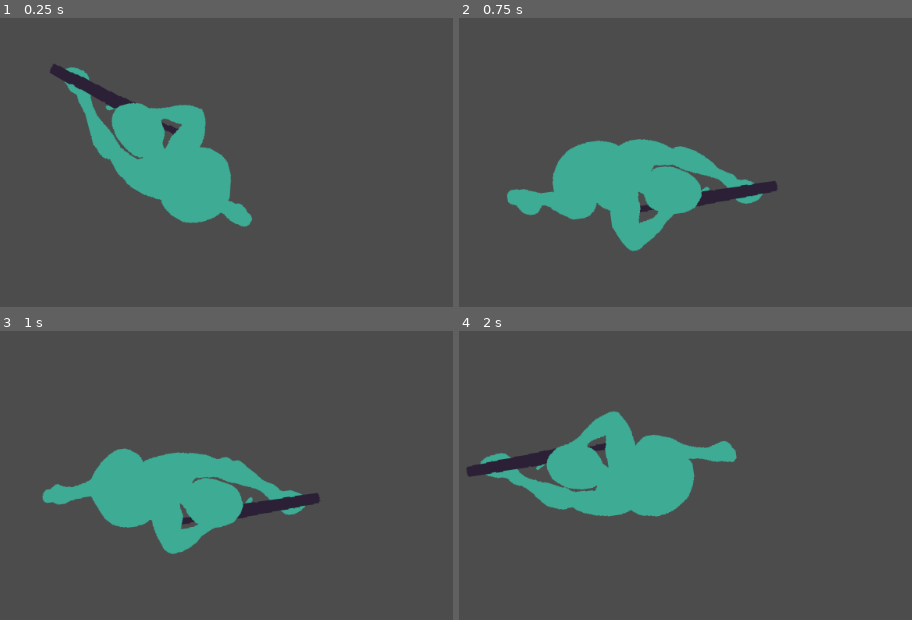
Above: before the commit, frames 1-4 (two rows, left to right).
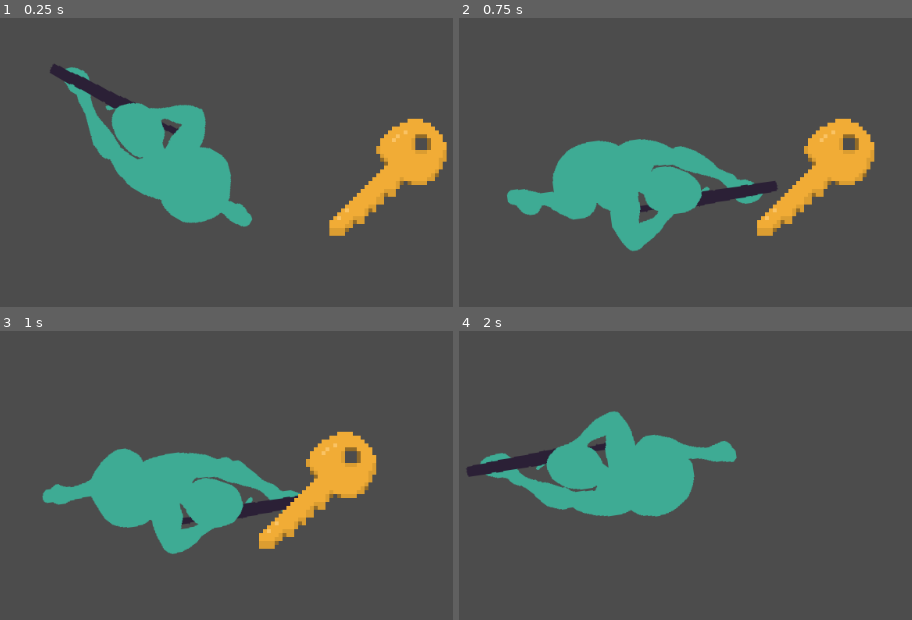
Above: after the commit, the same moments.

Repository: ZeeHatcher/project-vlastos
Game: Godot game, scene res://scenes/main.tscn
Same seed, same stepped clock (60 frames per second), same inputs: the game is played once before the commit and once after it. The project has no main scene, so this scene is started directly.
Inputs (mouse positions are in pixels of both pictures, inside the frame that each line leads up to):
- Up to frame 1 (0.25 s): no input
- Up to frame 2 (0.75 s): tap Enter at 0.5 s; move the mouse to (798, 148) at 0.52 s; press the mouse at (798, 148) at 0.53 s; hold D (right) from 0.53 s (still down)
- Up to frame 3 (1 s): keep holding D (right)
- Up to frame 4 (2 s): move the mouse to (463, 507) at 1.27 s; release D (right) at 1.28 s; release the mouse at (463, 507) at 1.28 s; hold S (down) from 1.28 s (still down); click (463, 507) at 1.35 s

The runs differ from the first frame. In frame 1, 4.0% of the frame differs, in the area x 72-99%, y 34-76%; in frame 2, 4.0%; in frame 3, 4.0%; in frame 4, nothing differs.

Commit message:
add key scene

Diff:
--- /dev/null
+++ b/entities/key/key.gd
@@ -0,0 +1,10 @@
+extends Area2D
+
+
+signal collected
+
+
+func _on_Key_body_entered(body):
+	print("collected")
+	emit_signal("collected")
+	queue_free()
--- /dev/null
+++ b/entities/key/key.tscn
@@ -0,0 +1,25 @@
+[gd_scene load_steps=5 format=2]
+
+[ext_resource path="res://assets/Insanity-SpriteSheet5x.png" type="Texture" id=1]
+[ext_resource path="res://entities/key/key.gd" type="Script" id=2]
+
+[sub_resource type="CircleShape2D" id=1]
+radius = 72.0069
+
+[sub_resource type="AtlasTexture" id=2]
+flags = 4
+atlas = ExtResource( 1 )
+region = Rect2( 165, 485, 150, 150 )
+
+[node name="Key" type="Area2D"]
+collision_layer = 0
+monitorable = false
+script = ExtResource( 2 )
+
+[node name="CollisionShape2D" type="CollisionShape2D" parent="."]
+shape = SubResource( 1 )
+
+[node name="Sprite" type="Sprite" parent="."]
+texture = SubResource( 2 )
+
+[connection signal="body_entered" from="." to="." method="_on_Key_body_entered"]
--- a/scenes/main.tscn
+++ b/scenes/main.tscn
@@ -1,6 +1,7 @@
-[gd_scene load_steps=2 format=2]
+[gd_scene load_steps=3 format=2]
 
 [ext_resource path="res://entities/player/player.tscn" type="PackedScene" id=1]
+[ext_resource path="res://entities/key/key.tscn" type="PackedScene" id=2]
 
 [node name="Main" type="Node2D"]
 
@@ -13,3 +14,6 @@
 
 [node name="Camera2D" type="Camera2D" parent="."]
 current = true
+
+[node name="Key" parent="." instance=ExtResource( 2 )]
+position = Vector2( 288, 8 )
